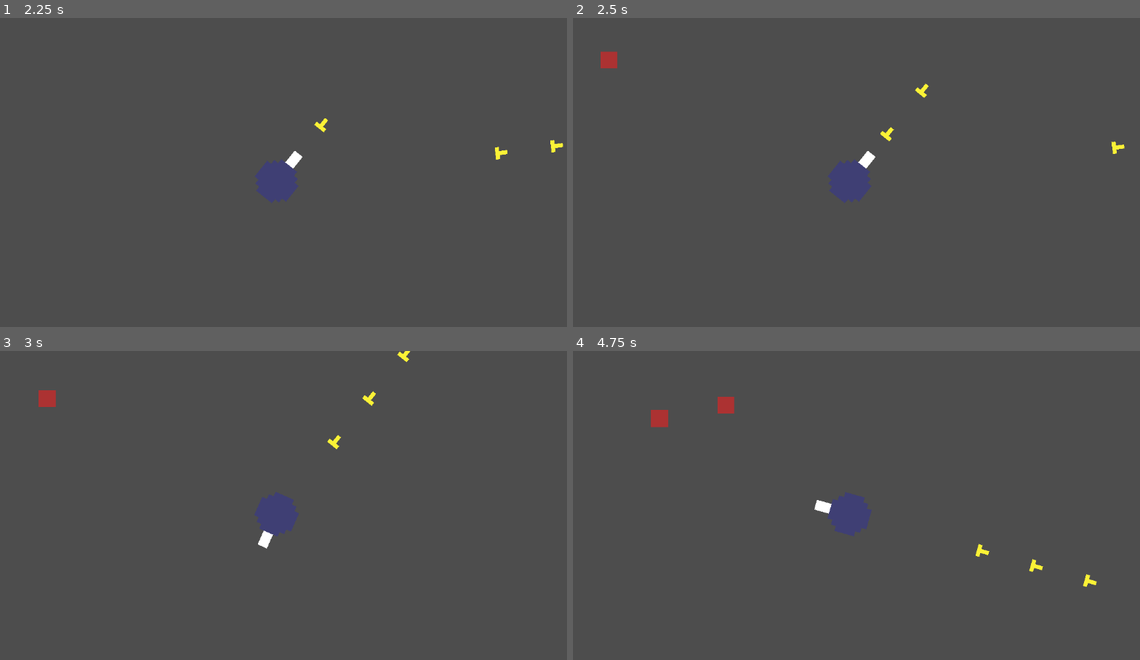
Above: before the commit, frames 1-4 (two rows, left to right).
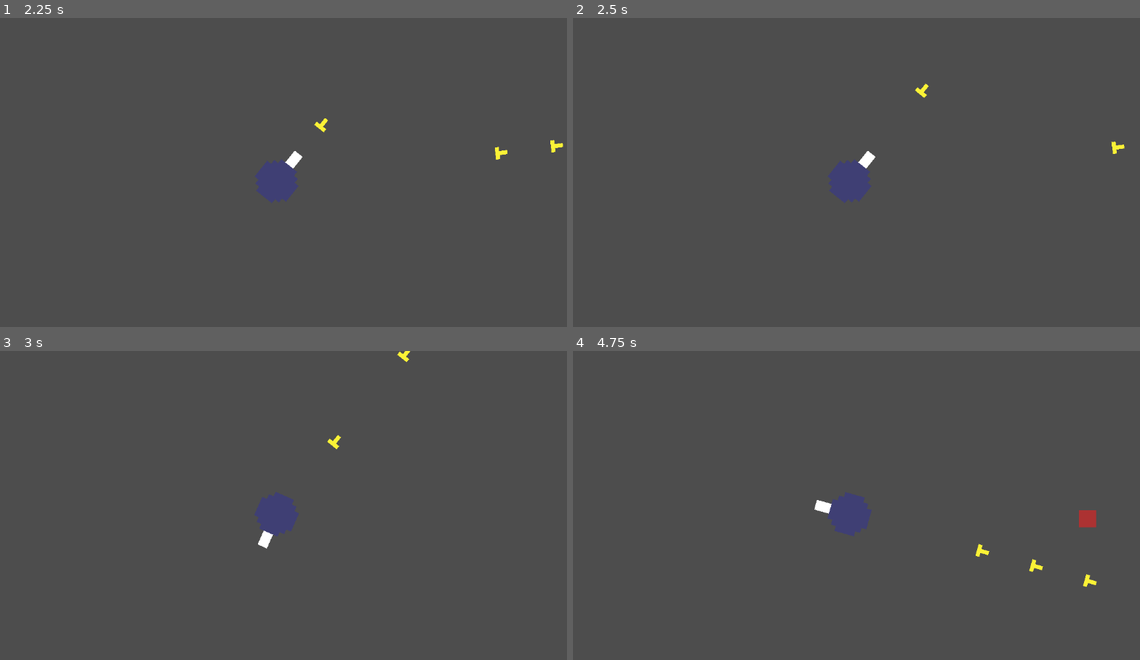
Above: after the commit, the same moments.

Repository: fisabreyt123-spec/shootem-up---first-game
Game: Godot game, scene res://Root.tscn
Same seed, same stepped clock (60 frames per second), same inputs: the game is played once before the commit and once after it.
Inputs (mouse positions are in pixels of both pictures, inside the frame that each line leads up to):
- Up to frame 1 (2.25 s): tap Enter at 0.5 s; move the mouse to (402, 166) at 0.52 s; press the mouse at (402, 166) at 0.53 s; move the mouse to (158, 197) at 1.27 s; release the mouse at (158, 197) at 1.28 s; click (158, 197) at 1.35 s; move the mouse to (334, 110) at 2.02 s; press the mouse at (334, 110) at 2.03 s
- Up to frame 2 (2.5 s): no input
- Up to frame 3 (3 s): move the mouse to (249, 579) at 2.77 s; release the mouse at (249, 579) at 2.78 s; click (249, 579) at 2.85 s
- Up to frame 4 (4.75 s): move the mouse to (1026, 564) at 3.52 s; press the mouse at (1026, 564) at 3.53 s; move the mouse to (675, 465) at 4.27 s; release the mouse at (675, 465) at 4.28 s; click (675, 465) at 4.35 s

Frame 1 is identical in both runs. In frame 2, 0.2% of the frame differs, in the area x 4-57%, y 10-40%; in frame 3, 0.2%; in frame 4, 0.5%, in the area x 13-93%, y 14-58%.

Commit message:
Refactor starting zone, adjust spawn & enemy code
Remove external starting_zone.gd and its UID and embed the script directly into starting_zone.tscn as a SubResource (keeps class_name SZ). Clean up enemy and player scripts by removing unused timer vars and a debug print; also remove the Area enter handler related to SZ from enemy.gd. Update root.gd: change spawn area point_1 to (0,0), drop the starting_zone preload, modify spawn_enemy to reroll positions that fall inside the central play margin (prints when rerolled) and ensure the enemy instance is positioned correctly, and stop auto-spawning the starting zone on _ready. Overall this is a cleanup and minor gameplay/spawn behavior adjustment.

Diff:
--- a/enemy.gd
+++ b/enemy.gd
@@ -1,13 +1,10 @@
 extends Area2D
-var current_time = 0
-var max_time = 0.1
 var speed = 50
 var player_path=preload("res://player.tscn")
 var bullet_path=preload("res://bullet.tscn")
 
 # Called every frame. 'delta' is the elapsed time since the previous frame.
 func _process(delta: float) -> void:
-	current_time += delta
 	var player = get_tree().get_first_node_in_group("player")
 	var player_position = player.global_position
 	global_position = global_position.move_toward(player_position, speed * delta)
@@ -29,10 +26,3 @@
 	else :
 		print("hit by player")
 		#body.queue_free()
-
-
-func _on_area_entered(area: Area2D) -> void:
-	if area is SZ :
-		if current_time < max_time :
-			print("SZ")
-			queue_free()
--- a/player.gd
+++ b/player.gd
@@ -21,7 +21,6 @@
 		if start == true:
 			fire()
 			start = false
-		print(current_time)
 		if current_time > max_time and start == false:
 			fire()
 			current_time = 0
--- a/root.gd
+++ b/root.gd
@@ -5,14 +5,13 @@
 var player_location: Vector2 = Vector2(576.0, 324.0)
 
 #region Rnd spawn pos part 1 : define two points
-@export var point_1: Vector2 = Vector2(50, 50)
+@export var point_1: Vector2 = Vector2(0, 0)
 @export var point_2: Vector2 = Vector2(1100, 600)
 #endregion
 
 #region Spawning enemy part 1 : Saving the enemy Blueprint
 @onready var enemy_bp: Resource = preload("res://enemy.tscn")
 @onready var player_bp: Resource = preload("res://player.tscn")
-@onready var sz_bp: Resource = preload("res://starting_zone.tscn")
 #endregion
 
 #region rnd spawn pos part 2 : create Rnd function that will give a rnd pos in the scene
@@ -29,19 +28,17 @@
 	add_child(enemy_instance)
 	var spawn_location: Vector2 = get_random_point_inside(point_1, point_2)
 
+	while spawn_location.x > 50 and spawn_location.x < 1050 and spawn_location.y > 50 and spawn_location.y < 550 :
+		randomize()
+		spawn_location = get_random_point_inside(point_1, point_2)
+		print("Enemy position rerolled")
+
 	enemy_instance.set_position(spawn_location)
 
-func spawn_sz():
-	var sz_instance: Node = sz_bp.instantiate()
-	add_child(sz_instance)
-	var spawn_location: Vector2 = player_location
-
-	sz_instance.set_position(spawn_location)
 
 
 # Called when the node enters the scene tree for the first time.
 func _ready() -> void:
-	spawn_sz()
 	var player_instance: Node = player_bp.instantiate()
 	player_instance.set_position(player_location)
 	add_child(player_instance)
--- a/starting_zone.gd
+++ /dev/null
@@ -1,11 +0,0 @@
-extends Area2D
-class_name SZ
-
-# Called when the node enters the scene tree for the first time.
-func _ready() -> void:
-	pass # Replace with function body.
-
-
-# Called every frame. 'delta' is the elapsed time since the previous frame.
-func _process(delta: float) -> void:
-	pass
--- a/starting_zone.tscn
+++ b/starting_zone.tscn
@@ -1,11 +1,23 @@
 [gd_scene load_steps=3 format=3 uid="uid://bb8vj82caepla"]
 
-[ext_resource type="Script" uid="uid://ba04f3w3wvpfi" path="res://starting_zone.gd" id="1_jemjj"]
+[sub_resource type="GDScript" id="GDScript_bvsyv"]
+script/source = "extends Area2D
+class_name SZ
+
+# Called when the node enters the scene tree for the first time.
+func _ready() -> void:
+	pass # Replace with function body.
+
+
+# Called every frame. 'delta' is the elapsed time since the previous frame.
+func _process(delta: float) -> void:
+	pass
+"
 
 [sub_resource type="RectangleShape2D" id="RectangleShape2D_bvsyv"]
 
 [node name="Area2D" type="Area2D"]
-script = ExtResource("1_jemjj")
+script = SubResource("GDScript_bvsyv")
 
 [node name="CollisionShape2D" type="CollisionShape2D" parent="."]
 scale = Vector2(15, 15)
Not shown, removed: starting_zone.gd.uid
